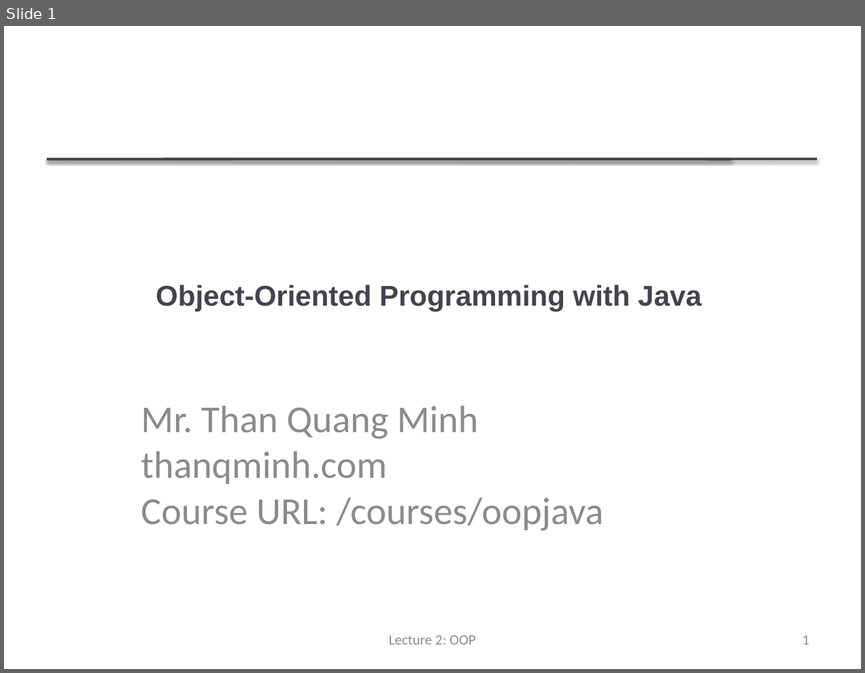
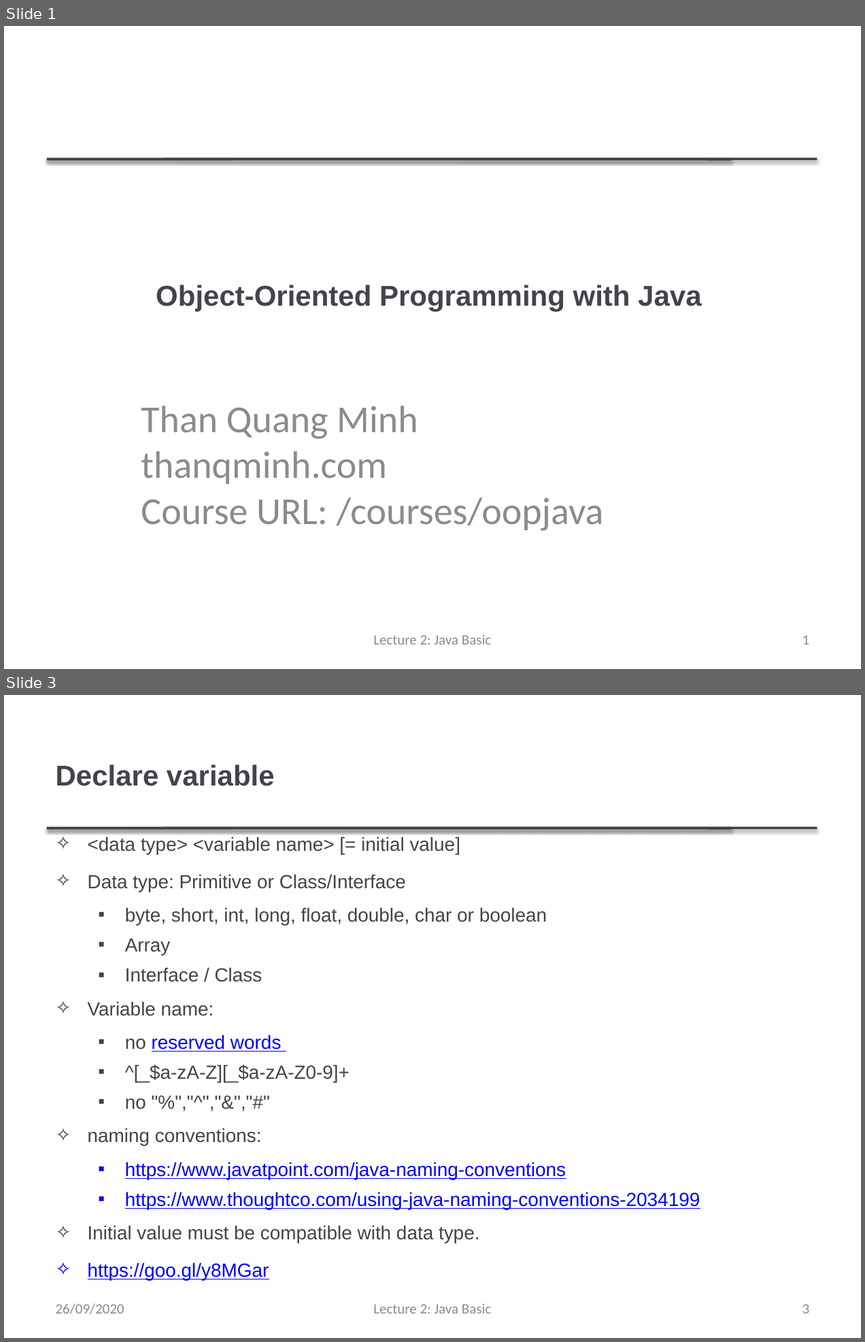
Before and after one commit to thanqminh/thanqminh.github.io, a slide deck: courses/oopjava/lecture2.pptx. Shown one above the other, each under a label of ours: slide 1 before the commit, slides 1 and 3 after it; the slides between them are not shown. The pictures are 865x673 and 865x1342 pixels, drawn with LibreOffice and Linux fonts; fonts in the diff are those of the drawing. Boxes give left, top, right and bottom in pixels: in the first picture for what was removed or moved away, otherwise in the second. Text is boxed around its words. In the diff, an @@ line names an element or a change of style, - is before the commit and + after.

```diff
--- a/courses/oopjava/lecture2.pptx
+++ b/courses/oopjava/lecture2.pptx
@@ slide 3 added at (x1=4, y1=695, x2=861, y2=1338), background #FFFFFF; not listed: 2 template elements that a slide beside it also shows @@
@@ title added at (x1=56, y1=764, x2=275, y2=786), 24 pt, text #46424D, bold @@
+Declare variable
@@ text added at (x1=88, y1=836, x2=700, y2=1280), 16 pt, text #46424D @@
+✧ <data type> <variable name> [= initial value]
+✧ Data type: Primitive or Class/Interface
+  ▪ byte, short, int, long, float, double, char or boolean
+  ▪ Array
+  ▪ Interface / Class
+✧ Variable name:
+  ▪ no reserved words
+  ▪ ^[_$a-zA-Z][_$a-zA-Z0-9]+
+  ▪ no "%","^","&","#"
+✧ naming conventions:
+  ▪ https://www.javatpoint.com/java-naming-conventions
+  ▪ https://www.thoughtco.com/using-java-naming-conventions-2034199
+✧ Initial value must be compatible with data type.
+✧ https://goo.gl/y8MGar
@@ text added at (x1=56, y1=1303, x2=124, y2=1314), 12 pt, text #8C8C8C @@
+26/09/2020
@@ text added at (x1=373, y1=1304, x2=491, y2=1313), 12 pt, text #8C8C8C @@
+Lecture 2: Java Basic
@@ page number added at (x1=802, y1=1304, x2=810, y2=1313), 12 pt, text #8C8C8C @@
+3
@@ slide 1 changed as well @@
@@ subtitle at (x1=141, y1=405, x2=418, y2=439): text changed @@
-Mr. Than Quang Minh
+Than Quang Minh
@@ text at (x1=373, y1=635, x2=491, y2=644): text changed @@
-Lecture 2: OOP
+Lecture 2: Java Basic
```
Also in this commit, not shown: 1 other slide changed, 6 other slides added, 12 slides removed, 6 other files.
